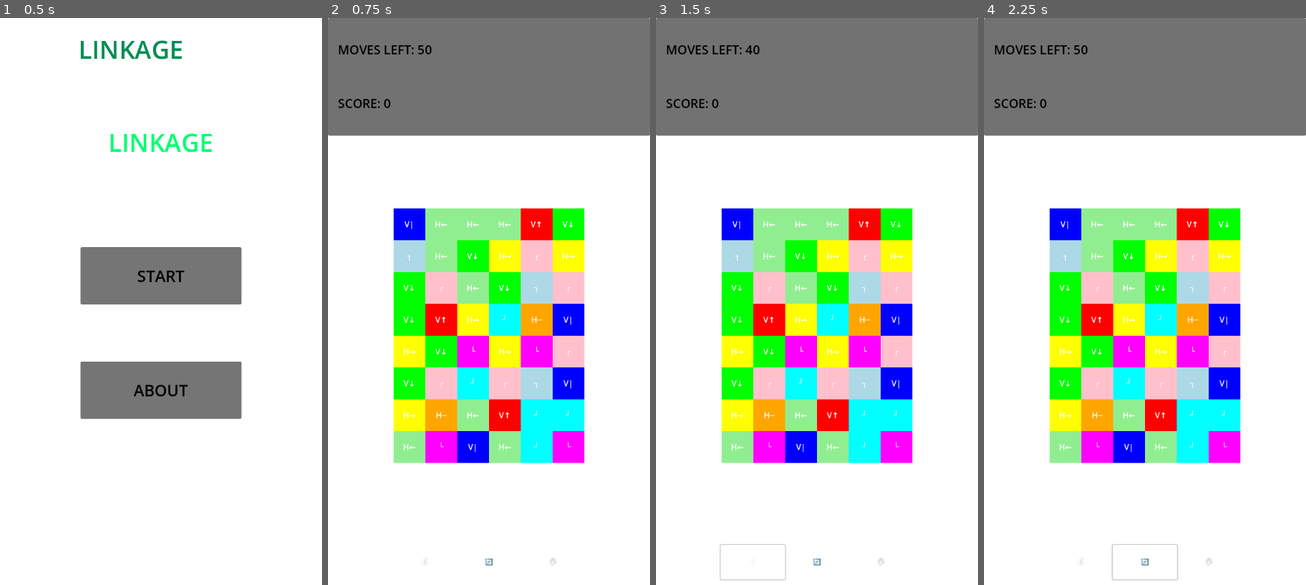
Above: before the commit, frames 1-4 (left to right).
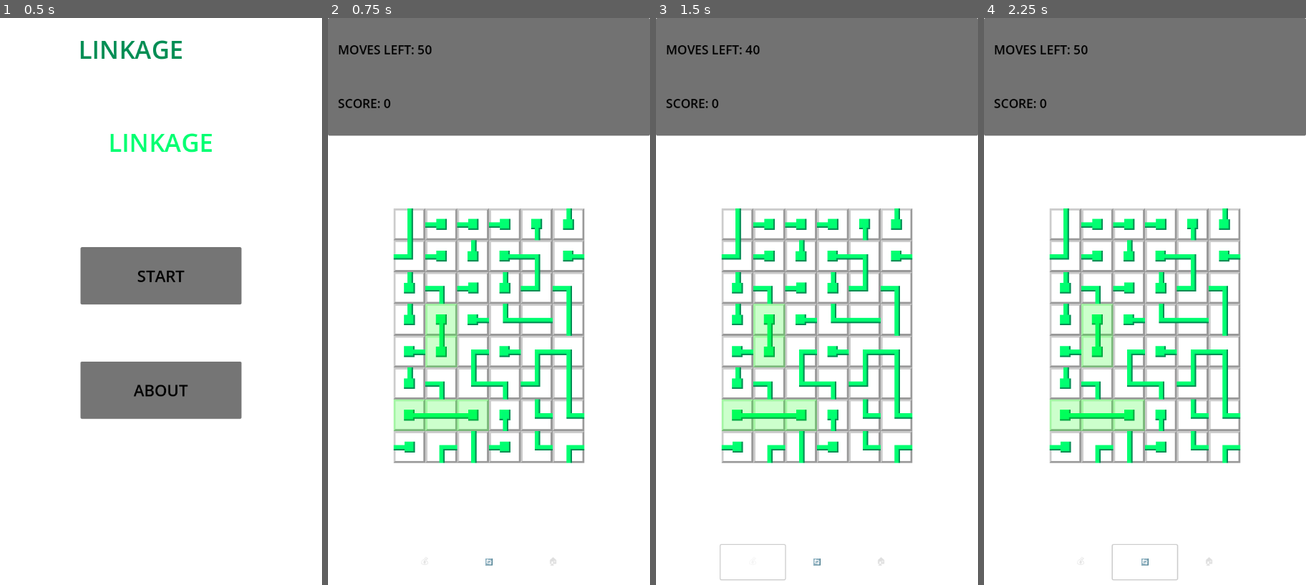
Above: after the commit, the same moments.

Repository: chrysalistw/linkage-remake
Game: Godot game, scene res://TitleScreen.tscn
Same seed, same stepped clock (60 frames per second), same inputs: the game is played once before the commit and once after it.
Inputs:
- Up to frame 1 (0.5 s): no input
- Up to frame 2 (0.75 s): click "START" at 0.5 s
- Up to frame 3 (1.5 s): click "💰" at 1.25 s
- Up to frame 4 (2.25 s): click "🔄" at 2 s

Frame 1 is identical in both runs. In frame 2, 27% of the frame differs, in the area x 20-80%, y 33-79%; in frame 3, 27%; in frame 4, 27%.

Commit message:
detect linkage / claude code

Diff:
--- /dev/null
+++ b/gameboard/resources/PipeSprites.gd
@@ -0,0 +1,81 @@
+extends Resource
+class_name PipeSprites
+
+# Pipe sprite resource with mapping and texture management
+# Based on original linkage_test_green2.png sprite sheet
+
+@export var sprite_texture: Texture2D
+@export var tile_size: int = 64
+@export var sheet_columns: int = 3
+@export var sheet_rows: int = 4
+
+# Sprite mapping for the 10 pipe faces (based on original JS mapping)
+# Original formula: [64*Math.floor(i/3), 64*(i%3), 64, 64]
+const PIPE_FACE_MAPPING = [
+	Vector2i(0, 0),    # Face 0: V↑ (vertical up end)
+	Vector2i(0, 64),   # Face 1: V| (vertical straight)
+	Vector2i(0, 128),  # Face 2: V↓ (vertical down end)
+	Vector2i(64, 0),   # Face 3: H→ (horizontal right end)
+	Vector2i(64, 64),  # Face 4: └ (corner right-down)
+	Vector2i(64, 128), # Face 5: ┘ (corner right-up)
+	Vector2i(128, 0),  # Face 6: H─ (horizontal straight)
+	Vector2i(128, 64), # Face 7: ┌ (corner left-down)
+	Vector2i(128, 128),# Face 8: ┐ (corner left-up)
+	Vector2i(192, 0)   # Face 9: H← (horizontal left end)
+]
+
+func _init():
+	# Load the sprite texture
+	sprite_texture = load("res://gameboard/resources/tile_sprites/linkage_test_green2.png")
+
+# Get AtlasTexture for a specific pipe face
+func get_pipe_texture(face: int) -> AtlasTexture:
+	if not sprite_texture:
+		push_error("PipeSprites: sprite_texture not loaded")
+		return null
+
+	if face < 0 or face >= PIPE_FACE_MAPPING.size():
+		push_error("PipeSprites: invalid face index " + str(face))
+		return null
+
+	var atlas_texture = AtlasTexture.new()
+	atlas_texture.atlas = sprite_texture
+
+	var mapping = PIPE_FACE_MAPPING[face]
+	atlas_texture.region = Rect2(mapping.x, mapping.y, tile_size, tile_size)
+
+	return atlas_texture
+
+# Get the UV coordinates for a face (for shader use)
+func get_face_uv(face: int) -> Vector4:
+	if not sprite_texture or face < 0 or face >= PIPE_FACE_MAPPING.size():
+		return Vector4.ZERO
+
+	var texture_size = sprite_texture.get_size()
+	var mapping = PIPE_FACE_MAPPING[face]
+
+	# Return UV coordinates as Vector4(u_min, v_min, u_max, v_max)
+	return Vector4(
+		float(mapping.x) / texture_size.x,
+		float(mapping.y) / texture_size.y,
+		float(mapping.x + tile_size) / texture_size.x,
+		float(mapping.y + tile_size) / texture_size.y
+	)
+
+# Validate the sprite sheet dimensions
+func validate_sprite_sheet() -> bool:
+	if not sprite_texture:
+		return false
+
+	var expected_size = Vector2i(tile_size * sheet_columns, tile_size * sheet_rows)
+	var actual_size = sprite_texture.get_size()
+
+	if actual_size != (expected_size as Vector2):
+		push_warning("PipeSprites: Expected size " + str(expected_size) + " but got " + str(actual_size))
+		return false
+
+	return true
+
+# Get all pipe face names for debugging
+func get_pipe_face_names() -> Array[String]:
+	return ["V↑", "V|", "V↓", "H→", "└", "┘", "H─", "┌", "┐", "H←"]
--- /dev/null
+++ b/gameboard/resources/pipe_sprites.tres
@@ -0,0 +1,11 @@
+[gd_resource type="Resource" script_class="PipeSprites" load_steps=3 format=3]
+
+[ext_resource type="Script" path="res://gameboard/resources/PipeSprites.gd" id="1_pipe_sprites"]
+[ext_resource type="Texture2D" uid="uid://djxoft3d2j0u1" path="res://gameboard/resources/tile_sprites/linkage_test_green2.png" id="2_sprite_texture"]
+
+[resource]
+script = ExtResource("1_pipe_sprites")
+sprite_texture = ExtResource("2_sprite_texture")
+tile_size = 64
+sheet_columns = 3
+sheet_rows = 4
--- a/gameboard/scripts/GameBoard.gd
+++ b/gameboard/scripts/GameBoard.gd
@@ -51,6 +51,10 @@
 		for x in board_width:
 			create_tile(x, y)
 
+	# Phase 4: Initial connection detection for testing
+	await get_tree().create_timer(0.1).timeout  # Give tiles time to initialize
+	detect_and_highlight_connections()
+
 func create_tile(x: int, y: int):
 	var tile_instance = tile_scene.instantiate()
 	tile_instance.setup_phase1(x, y, tile_size, randi() % 10)  # Random face 0-9
@@ -84,12 +88,12 @@
 # Phase 3: Handle tile clicks - start drag
 func _on_tile_clicked(tile: Tile):
 	var pos = tile.get_grid_position()
-	print("GameBoard: Starting drag from tile (", pos.x, ",", pos.y, ") with face ", tile.face)
+	#print("GameBoard: Starting drag from tile (", pos.x, ",", pos.y, ") with face ", tile.face)
 	drag_handler.start_drag(pos)
 
 # Phase 3: Handle drag completion - apply rotation
 func _on_drag_completed(drag_state: Dictionary):
-	print("GameBoard: Drag completed - ", drag_state)
+	#print("GameBoard: Drag completed - ", drag_state)
 
 	# Clear drag visual indicators
 	clear_drag_indicators()
@@ -99,6 +103,9 @@
 	elif drag_state.state == "vertical":
 		rotate_column(drag_state.from.x, drag_state.to.y - drag_state.from.y)
 
+	# Phase 4: Detect connections after move
+	detect_and_highlight_connections()
+
 # Phase 3: Row rotation logic
 func rotate_row(row_index: int, shift_amount: int):
 	if row_index < 0 or row_index >= board_height:
@@ -109,7 +116,7 @@
 	if shift_amount == 0:
 		return
 
-	print("GameBoard: Rotating row ", row_index, " by ", shift_amount, " positions")
+	#print("GameBoard: Rotating row ", row_index, " by ", shift_amount, " positions")
 
 	# Get current row data
 	var old_row = []
@@ -139,7 +146,7 @@
 	if shift_amount == 0:
 		return
 
-	print("GameBoard: Rotating column ", col_index, " by ", shift_amount, " positions")
+	#print("GameBoard: Rotating column ", col_index, " by ", shift_amount, " positions")
 
 	# Get current column data
 	var old_column = []
@@ -228,3 +235,49 @@
 	if pos.x >= 0 and pos.x < board_width and pos.y >= 0 and pos.y < board_height:
 		return board[pos.y][pos.x]
 	return null
+
+# Phase 4: Connection detection and highlighting
+func detect_and_highlight_connections():
+	# Clear previous connection highlights
+	clear_connection_highlights()
+
+	# Detect connections using LinkDetector
+	var connections = LinkDetector.detect_links(board)
+
+	# Debug output
+	print("GameBoard: Connection detection completed")
+	var connection_count = 0
+	var connected_positions = []
+	for y in connections.size():
+		for x in connections[y].size():
+			if connections[y][x]:
+				connection_count += 1
+				connected_positions.append("(" + str(x) + "," + str(y) + ")")
+
+	if connection_count > 0:
+		print("GameBoard: Total connected tiles: ", connection_count)
+		print("GameBoard: Connected positions: ", connected_positions)
+		# Apply green highlights to connected tiles
+		highlight_connected_tiles(connections)
+		# Debug: Force a visual update
+		await get_tree().process_frame
+		print("GameBoard: Green highlights applied to connected tiles")
+	else:
+		print("GameBoard: No connections found")
+
+# Apply green highlights to connected tiles
+func highlight_connected_tiles(connections: Array):
+	for y in connections.size():
+		for x in connections[y].size():
+			if connections[y][x]:
+				var tile = board[y][x] as Tile
+				if tile:
+					tile.highlight_connected()
+
+# Clear all connection highlights
+func clear_connection_highlights():
+	for y in board_height:
+		for x in board_width:
+			var tile = board[y][x] as Tile
+			if tile:
+				tile.hide_connected_highlight()
--- a/gameboard/scripts/GameState.gd
+++ b/gameboard/scripts/GameState.gd
@@ -1,4 +1,5 @@
 extends Node
+class_name GameState
 
 # Global game state singleton for managing game data across scenes
 # Based on game.js pseudocode
@@ -23,10 +24,10 @@
 		emit_signal("score_changed", score)
 
 var lost: bool = false
-var reward_earned: bool = false :
+var is_reward_earned: bool = false :
 	set(value):
-		reward_earned = value
-		if reward_earned:
+		is_reward_earned = value
+		if is_reward_earned:
 			emit_signal("reward_earned")
 
 # Board configuration
@@ -62,7 +63,7 @@
 	moves_left = 100
 	score = 0
 	lost = false
-	reward_earned = false
+	is_reward_earned = false
 
 func add_score(points: int):
 	score += points
@@ -78,10 +79,10 @@
 
 # Reward system - randomizes tiles (called from Android)
 func apply_reward():
-	if reward_earned:
+	if is_reward_earned:
 		# This will be handled by the GameBoard
 		moves_left -= 10  # Cost of using reward
-		reward_earned = false
+		is_reward_earned = false
 		return true
 	return false
 
@@ -114,10 +115,10 @@
 	get_tree().call_group("gameboard", "initialize_board")
 
 func _on_reward_earned():
-	reward_earned = true
+	is_reward_earned = true
 
 func _on_reward_requested():
-	if reward_earned:
+	if is_reward_earned:
 		await get_tree().process_frame
 		# Signal to apply deus ex machina
 		get_tree().call_group("gameboard", "apply_deus_ex_machina")
--- a/gameboard/scripts/Tile.gd
+++ b/gameboard/scripts/Tile.gd
@@ -9,23 +9,18 @@
 @export var tile_width: int
 @export var face: int  # Pipe type (0-9)
 
-var label: Label
-var color_rect: ColorRect
+var sprite: TextureRect
 var is_hovered: bool = false
 var border_rect: ColorRect
 var drag_indicator_rect: ColorRect
+var connection_indicator_rect: ColorRect
+var pipe_sprites: PipeSprites
 
 # Signal for tile clicks
 signal tile_clicked(tile: Tile)
 
-# Pipe type names for display
+# Pipe face names for debugging
 const PIPE_NAMES = ["V↑", "V|", "V↓", "H→", "└", "┘", "H─", "┌", "┐", "H←"]
-
-# Colors for different pipe types
-const PIPE_COLORS = [
-	Color.RED, Color.BLUE, Color.GREEN, Color.YELLOW, Color.MAGENTA,
-	Color.CYAN, Color.ORANGE, Color.PINK, Color.LIGHT_BLUE, Color.LIGHT_GREEN
-]
 
 func _ready():
 	# Visual and input setup will be called from setup_phase1
@@ -48,21 +43,24 @@
 	#print("Tile created at (", x, ",", y, ") with face ", pipe_face)
 
 func setup_visual():
-	# Create colored background
-	color_rect = ColorRect.new()
-	color_rect.size = Vector2(tile_width, tile_width)
-	color_rect.color = PIPE_COLORS[face % PIPE_COLORS.size()]
-	color_rect.mouse_filter = Control.MOUSE_FILTER_IGNORE
-	add_child(color_rect)
+	# Load pipe sprites resource
+	pipe_sprites = load("res://gameboard/resources/pipe_sprites.tres")
 
-	# Create label with pipe symbol
-	label = Label.new()
-	label.text = PIPE_NAMES[face % PIPE_NAMES.size()]
-	label.horizontal_alignment = HORIZONTAL_ALIGNMENT_CENTER
-	label.vertical_alignment = VERTICAL_ALIGNMENT_CENTER
-	label.size = Vector2(tile_width, tile_width)
-	label.add_theme_font_size_override("font_size", 16)
-	add_child(label)
+	# Validate sprite sheet
+	if pipe_sprites and not pipe_sprites.validate_sprite_sheet():
+		print("Warning: Pipe sprite sheet validation failed")
+
+	# Create sprite display
+	sprite = TextureRect.new()
+	sprite.size = Vector2(tile_width, tile_width)
+	sprite.expand_mode = TextureRect.EXPAND_FIT_WIDTH_PROPORTIONAL
+	sprite.stretch_mode = TextureRect.STRETCH_KEEP_ASPECT_CENTERED
+	sprite.mouse_filter = Control.MOUSE_FILTER_IGNORE
+
+	# Set up the texture for the specific face
+	update_sprite_region()
+
+	add_child(sprite)
 
 	# Create border for hover effect
 	border_rect = ColorRect.new()
@@ -79,25 +77,34 @@
 	drag_indicator_rect.mouse_filter = Control.MOUSE_FILTER_IGNORE
 	add_child(drag_indicator_rect)
 	drag_indicator_rect.move_to_front()
+
+	# Create connection indicator (green background) - add it first so it's behind
+	connection_indicator_rect = ColorRect.new()
+	connection_indicator_rect.size = Vector2(tile_width, tile_width)
+	connection_indicator_rect.color = Color.TRANSPARENT
+	connection_indicator_rect.mouse_filter = Control.MOUSE_FILTER_IGNORE
+	# Add connection indicator first, then move sprite to front
+	add_child(connection_indicator_rect)
+	sprite.move_to_front()
 	#print("Visual setup complete for tile face ", face)
 
 func _on_gui_input(event):
-	print("Input event received on tile (", grid_x, ",", grid_y, "): ", event)
+	#print("Input event received on tile (", grid_x, ",", grid_y, "): ", event)
 	if event is InputEventMouseButton:
 		var mouse_event = event as InputEventMouseButton
 		if mouse_event.pressed and mouse_event.button_index == MOUSE_BUTTON_LEFT:
-			print("Tile clicked at (", grid_x, ",", grid_y, ") with face ", face)
+			#print("Tile clicked at (", grid_x, ",", grid_y, ") with face ", face)
 			tile_clicked.emit(self)
 			show_click_feedback()
 
 func _on_mouse_entered():
 	is_hovered = true
-	print("Mouse entered tile (", grid_x, ",", grid_y, ")")
+	#print("Mouse entered tile (", grid_x, ",", grid_y, ")")
 	show_hover_feedback()
 
 func _on_mouse_exited():
 	is_hovered = false
-	print("Mouse exited tile (", grid_x, ",", grid_y, ")")
+	#print("Mouse exited tile (", grid_x, ",", grid_y, ")")
 	hide_hover_feedback()
 
 func show_hover_feedback():
@@ -135,3 +142,34 @@
 
 func get_grid_position() -> Vector2i:
 	return Vector2i(grid_x, grid_y)
+
+# Phase 4: Connection highlighting methods
+func highlight_connected():
+	# Add green tint to sprite
+	sprite.modulate = Color(0.8, 1.2, 0.8, 1.0)  # Green tint
+	connection_indicator_rect.color = Color.GREEN
+	connection_indicator_rect.color.a = 0.4  # Semi-transparent
+	print("Tile (", grid_x, ",", grid_y, ") highlighted as connected")
+
+func hide_connected_highlight():
+	sprite.modulate = Color.WHITE  # Reset to normal
+	connection_indicator_rect.color = Color.TRANSPARENT
+
+# Phase 4: Set face method for tile replacement
+func set_face(new_face: int):
+	face = new_face
+	# Update sprite region
+	update_sprite_region()
+
+# Update the texture region to show the correct pipe face
+func update_sprite_region():
+	if sprite and pipe_sprites:
+		var atlas_texture = pipe_sprites.get_pipe_texture(face)
+		if atlas_texture:
+			sprite.texture = atlas_texture
+			#print("Tile (", grid_x, ",", grid_y, ") updated to face ", face, " (", PIPE_NAMES[face % PIPE_NAMES.size()], ")")
+		else:
+			print("Error: Failed to get pipe texture for face ", face)
+
+func get_face() -> int:
+	return face
Not shown, added: gameboard/resources/PipeSprites.gd.uid
Binary file added: gameboard/resources/tile_sprites/linkage_test_green2.png
Not shown, added: gameboard/resources/tile_sprites/linkage_test_green2.png.import
